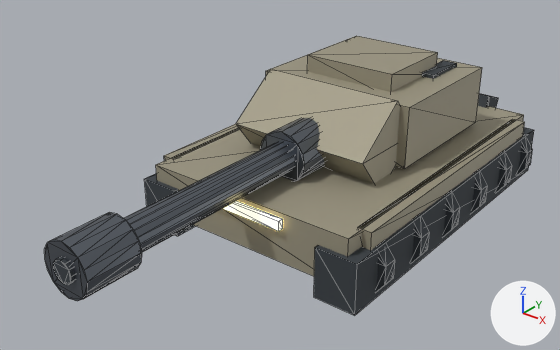
What one commit did to the glTF model assets/tank_arty.glb.
Both versions are drawn from a camera (50 mm lens) standing at (4.08, -6.33, 3.89) and looking at (-0.11, -1.09, 0.65). Lighting does not change. The marker at lower right points along +X, +Y and +Z. The older version comes first. Mesh edges are drawn as thin lines. Where no turn or scale is listed for an object, it has been applied to the vertices.

The first picture shows 'TankHull.002', 'TankTurret.002'.
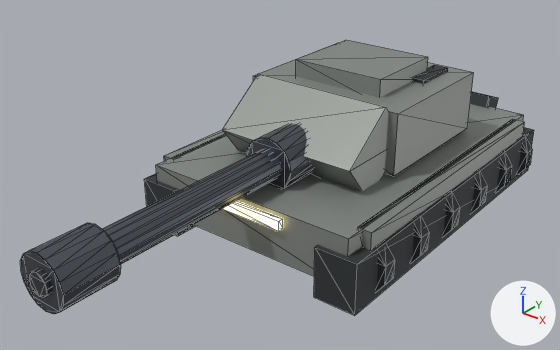
The newer file is also turned or shifted as a whole; pictures and numbers use the older file's frame.

What differs and where, as boxes (x1, y1, x2, y2) in the pictures (560 x 350 px):
'TankTurret_arty', added: after (20, 40, 474, 314)
    faces in mat_tankpaint (grey #909590): (222, 40, 474, 191)
    faces in mat_gunmetal (grey #696c76): (20, 124, 312, 314)
    faces in mat_tankdark (dark grey #383c3f): (29, 65, 448, 298)
'TankTurret.002', deleted: before (44, 36, 482, 301)
    faces in mat_tankpaint (beige #a29b86): (236, 36, 482, 183)
    faces in mat_gunmetal (grey #6f767e): (44, 118, 324, 301)
    faces in mat_tankdark (dark grey #3f454b): (53, 60, 457, 285)
'TankHull.002', recoloured, surface changed: (147, 93, 532, 277) in both

What changed in the scene script:
```text
Change mat_tankpaint:
    mat_tankpaint.roughness: 0.6 -> 0.5
    mat_tankpaint.base_color: (0.36, 0.33, 0.24) -> (0.28, 0.3, 0.28)  # beige #a29b86 -> grey #909590
    mat_tankpaint.metallic: 0.2 -> 0.35
Change mat_tankdark:
    mat_tankdark.base_color: (0.05, 0.06, 0.07) -> (0.04, 0.045, 0.05)  # dark grey #3f454b -> dark grey #383c3f
    mat_tankdark.metallic: 0.25 -> 0.3
    mat_tankdark.roughness: 0.8 -> 0.7
Change mat_gunmetal:
    mat_gunmetal.base_color: (0.16, 0.18, 0.21) -> (0.14, 0.15, 0.18)  # grey #6f767e -> grey #696c76
    mat_gunmetal.metallic: 0.85 -> 0.9
    mat_gunmetal.roughness: 0.35 -> 0.32
Add me_küp_110_1:
    me_küp_110_1.from_pydata(...)  # 152 vertices, 272 faces; spans x -0.85..0.85, y -3.88..0.9, z 0.55..1.54
    # faces by material slot: [36, 180, 56]
    me_küp_110_1.materials.append(mat_tankpaint)  # grey #909590
    me_küp_110_1.materials.append(mat_gunmetal)  # grey #696c76
    me_küp_110_1.materials.append(mat_tankdark)  # dark grey #383c3f
Remove ob_tankturret_002:
    ob_tankturret_002 = bpy.data.objects.new('TankTurret.002', me_küp_110)
    ob_tankturret_002.location = (0.0, 0.1, 0.7)
Add ob_tankturret_arty:
    ob_tankturret_arty = bpy.data.objects.new('TankTurret_arty', me_küp_110_1)
    ob_tankturret_arty.location = (0.0, 0.0, 0.0)
```
